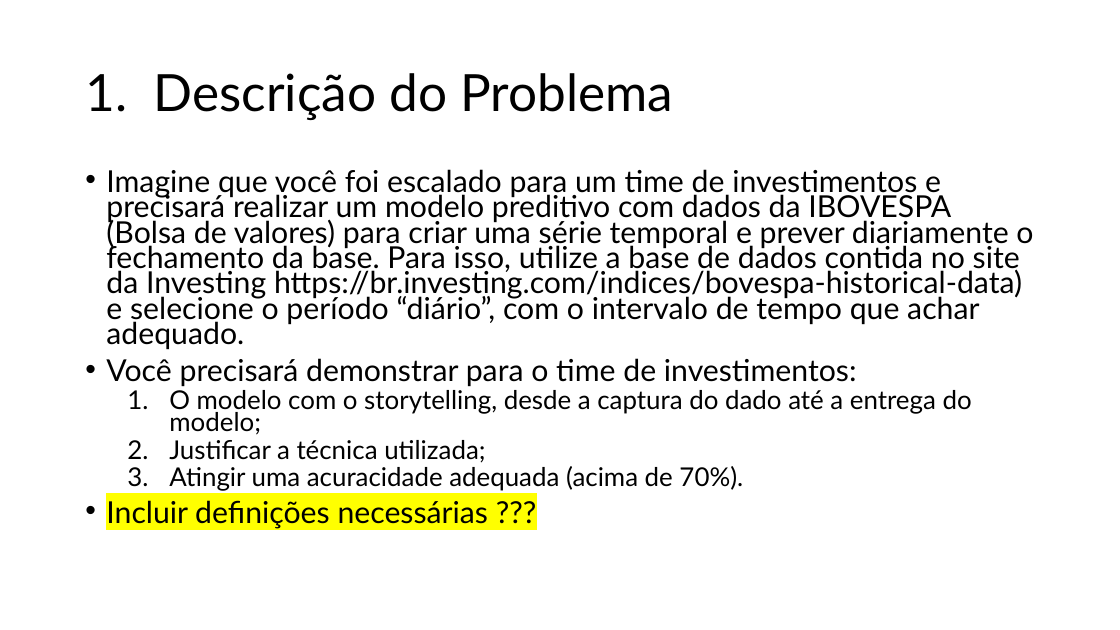
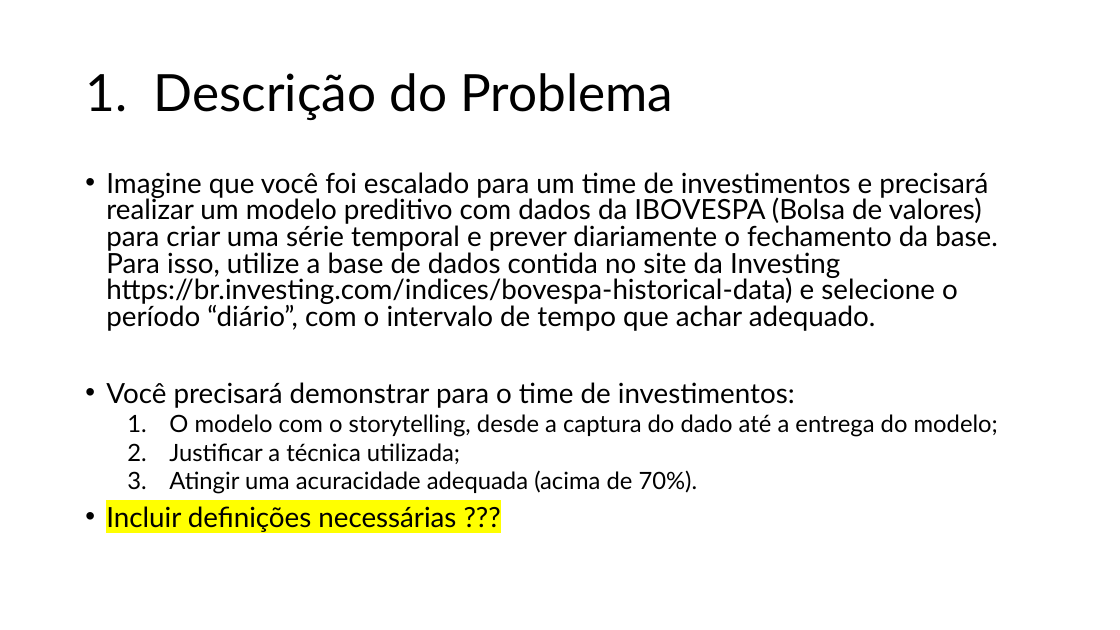
Before and after one commit to jdlmauricio/techalleg_fase_2, a slide deck: slide 5 of Tech Challenge 2.pptx. Drawn at 1120x630 pixels with LibreOffice and Linux fonts; fonts in the diff are those of the drawing; background and template pictures are left out. Boxes give left, top, right and bottom in pixels: in the first picture for what was removed or moved away, otherwise in the second. Text is boxed around its words. In the diff, an @@ line names an element or a change of style, - is before the commit and + after.

```diff
--- a/Tech Challenge 2.pptx
+++ b/Tech Challenge 2.pptx
@@ text "Imagine que você foi escalado ..." at [106, 172, 998, 532]: size 25.9 to 23.8 pt in "Imagine que você foi escalado para um ...", "Você precisará demonstrar para o time de ...", "Incluir definições necessárias ???"; size 22.2 to 20.4 pt in "O modelo com o storytelling, desde a ...", "Justificar a técnica utilizada;", "Atingir uma acuracidade adequada (acima de 70%)."; line spacing 0.7 to 0.8 @@
```
Also in this commit, not shown: 2 slides added.
